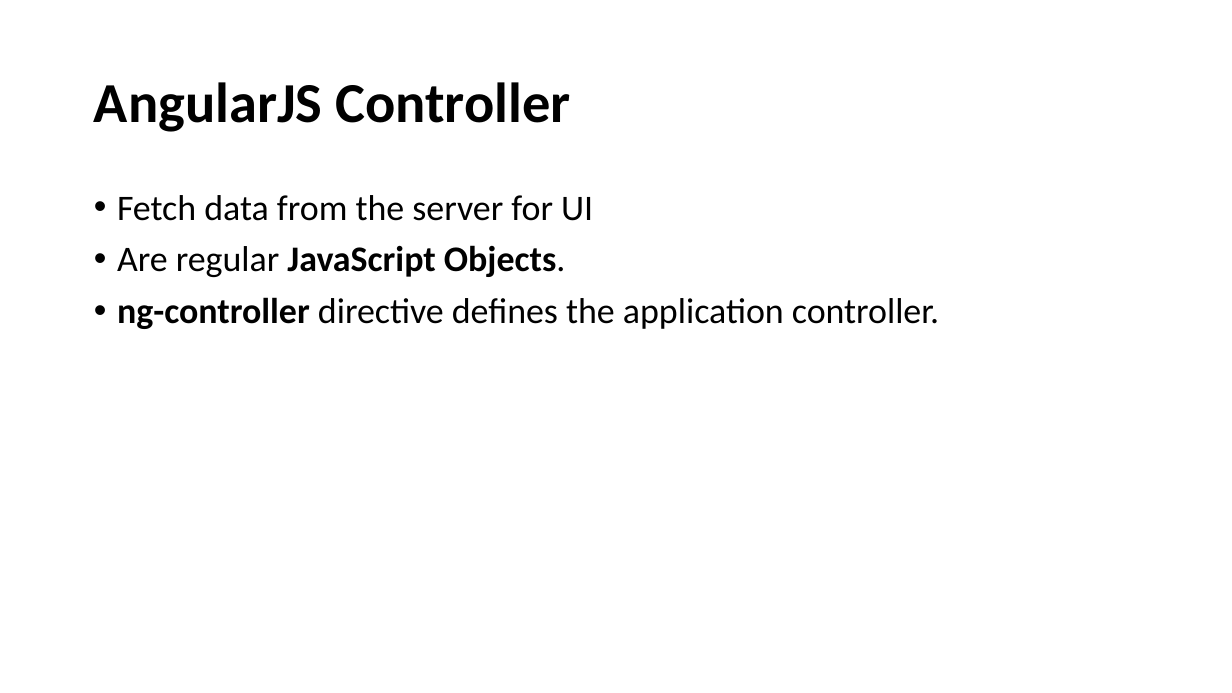
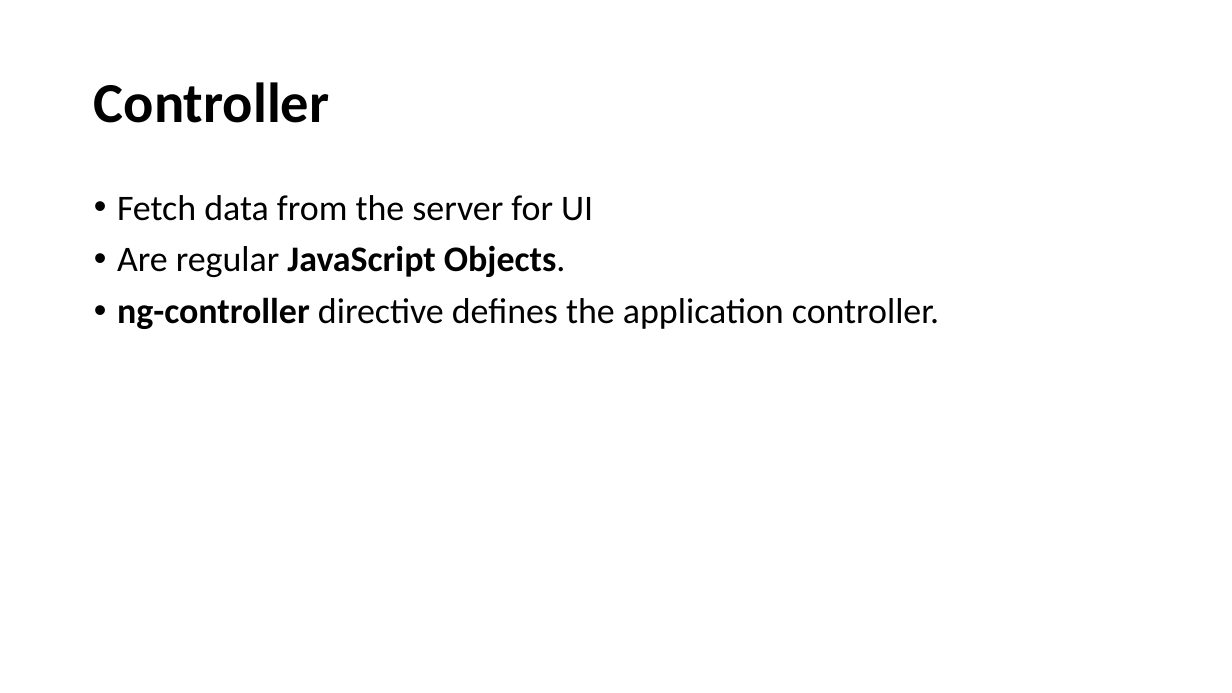
Before and after one commit to santoshkar/Angular, a slide deck: slide 12 of Angular JS draft.pptx. Drawn at 1232x693 pixels with LibreOffice and Linux fonts; fonts in the diff are those of the drawing. Boxes give left, top, right and bottom in pixels: in the first picture for what was removed or moved away, otherwise in the second. Text is boxed around its words. In the diff, an @@ line names an element or a change of style, - is before the commit and + after.

```diff
--- a/Angular JS draft.pptx
+++ b/Angular JS draft.pptx
@@ title at (94,82,329,123): text changed @@
-AngularJS Controller
+Controller
```
Also in this commit, not shown: 6 other slides changed, 8 slides added, 1 slide removed, 4 other files.
